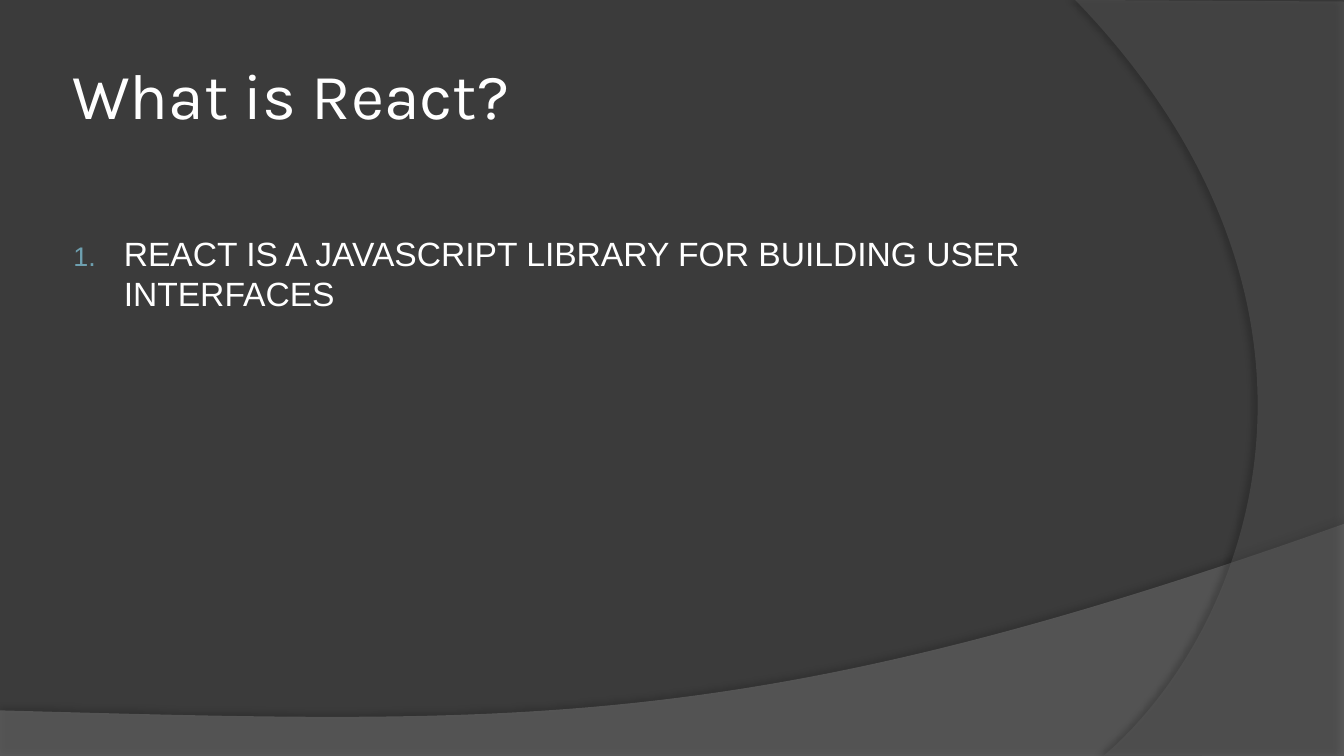
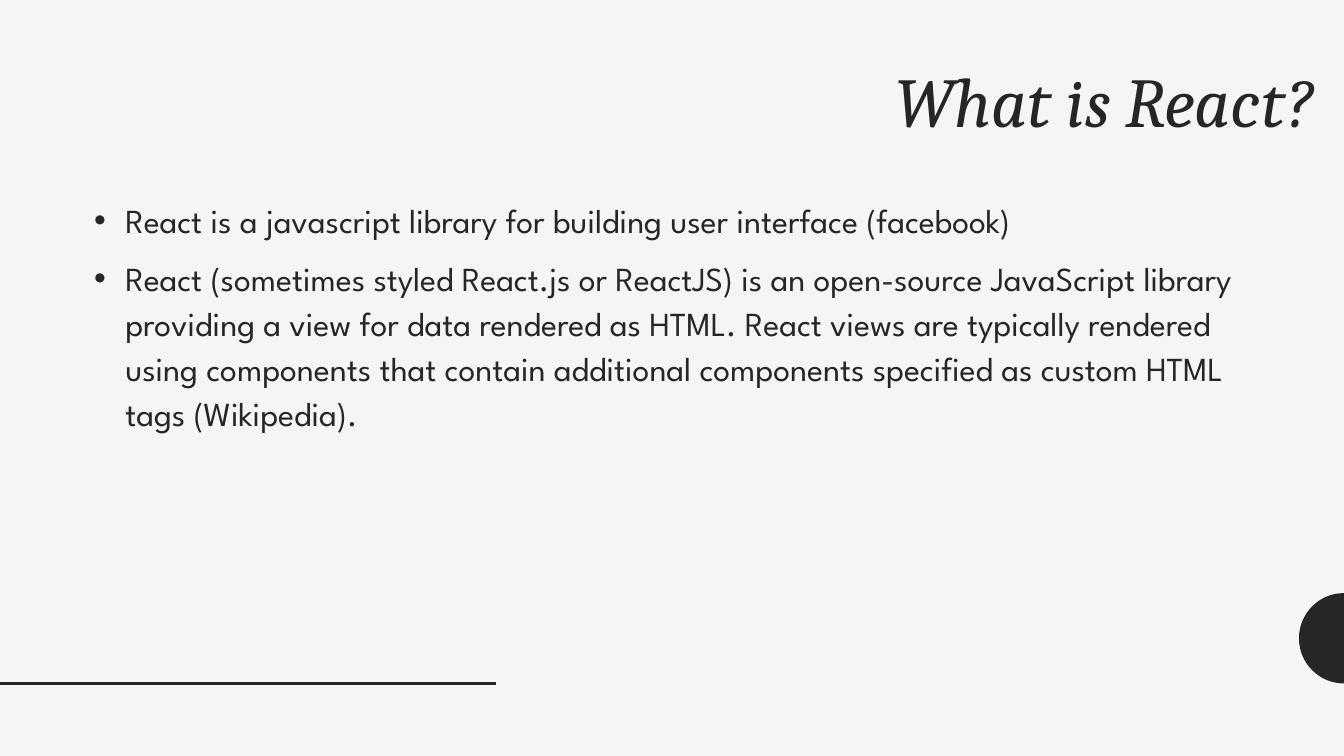
Before and after one commit to cthanhnguyen/ReactApp, a slide deck: slide 3 of Document/React Presentation.pptx. Drawn at 1344x756 pixels with LibreOffice and Linux fonts; fonts in the diff are those of the drawing. Boxes give left, top, right and bottom in pixels: in the first picture for what was removed or moved away, otherwise in the second. Text is boxed around its words. In the diff, an @@ line names an element or a change of style, - is before the commit and + after.

```diff
--- a/Document/React Presentation.pptx
+++ b/Document/React Presentation.pptx
@@ background #3B3B3B to #F5F5F5 @@
@@ freeform shape removed at bbox=[1076, 0, 1344, 756] @@
@@ title "What is React?": place and size @@
-title "What is React?" at bbox=[72, 74, 509, 120]
+title "What is React?" at bbox=[895, 78, 1314, 128]
@@ title "What is React?" at bbox=[895, 78, 1314, 128]: size 46 to 50 pt, font Karla to Cambria, text colour #FFFFFF to #262626, italic on; alignment left to right; line spacing 1 to 0.9; vertical alignment middle to top @@
@@ text at bbox=[125, 209, 1232, 434]: text changed; font Arial to League Spartan; text colour #FFFFFF to #262626 @@
-1. REACT IS A JAVASCRIPT LIBRARY FOR BUILDING USER INTERFACES
+• React is a javascript library for building user interface (facebook)
+• React (sometimes styled React.js or ReactJS) is an open-source JavaScript library providing a view for data rendered as HTML. React views are typically rendered using components that contain additional components specified as custom HTML tags (Wikipedia).
@@ freeform shape removed at bbox=[0, 524, 1344, 756] @@
@@ freeform shape added at bbox=[1300, 593, 1344, 684], fill #262626 @@
@@ line added from (0, 684) to (496, 684), #262626 2 pt @@
```
Also in this commit, not shown: 29 other slides changed, 14 slides added.
